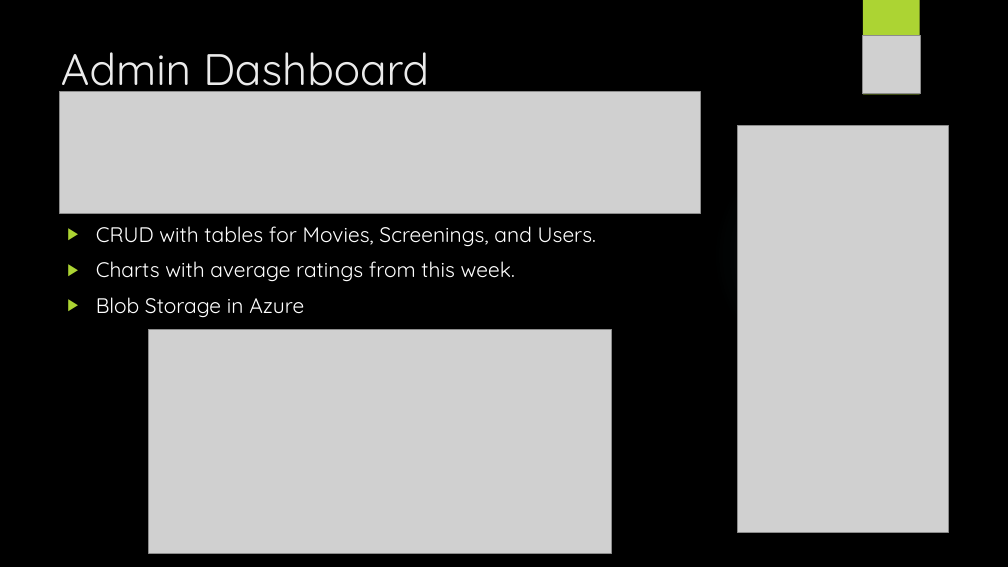
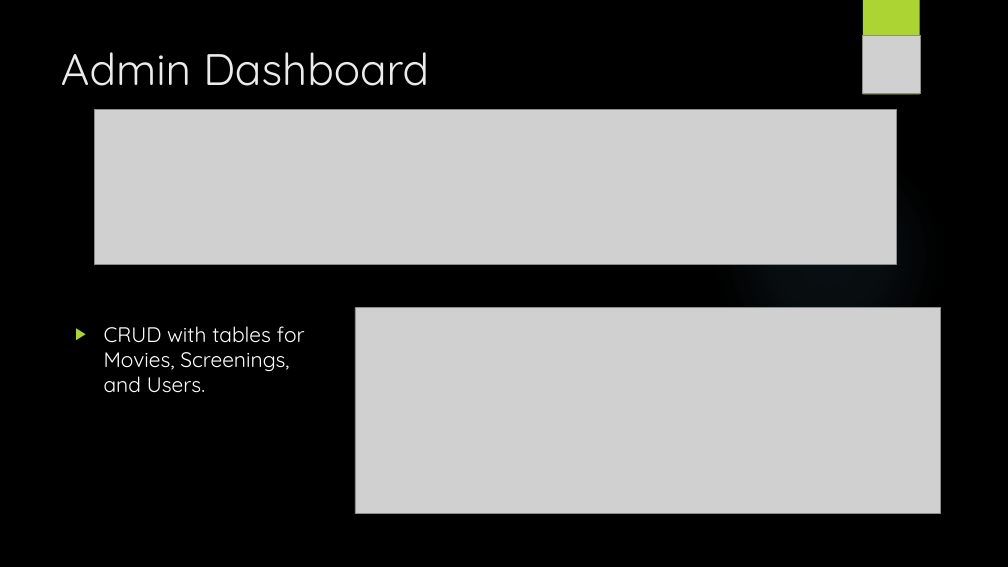
Before and after one commit to vladapple/MoonriseMovies, a slide deck: slide 7 of Files/MoonriseMoviesPresentation.pptx. Drawn at 1008x567 pixels with LibreOffice and Linux fonts; fonts in the diff are those of the drawing; grey boxes stand for pictures; background and template pictures are left out. Boxes give left, top, right and bottom in pixels: in the first picture for what was removed or moved away, otherwise in the second. Text is boxed around its words. In the diff, an @@ line names an element or a change of style, - is before the commit and + after.

```diff
--- a/Files/MoonriseMoviesPresentation.pptx
+++ b/Files/MoonriseMoviesPresentation.pptx
@@ picture: place and size @@
-picture at <box>60,92,700,214</box>
+picture at <box>95,110,897,265</box>
@@ picture removed at <box>737,126,948,532</box> @@
@@ text at <box>96,261,515,317</box>: paragraphs removed @@
-▶ Charts with average ratings from this week.
-▶ Blob Storage in Azure
@@ text "CRUD with tables for Movies, ...": place and size @@
-text "CRUD with tables for Movies, ..." at <box>96,226,596,317</box>
+text "CRUD with tables for Movies, ..." at <box>104,326,305,393</box>
@@ picture removed at <box>149,329,612,554</box> @@
@@ picture added at <box>355,308,940,513</box> @@
```
Also in this commit, not shown: 4 other slides changed, 8 slides added, 8 slides removed.
